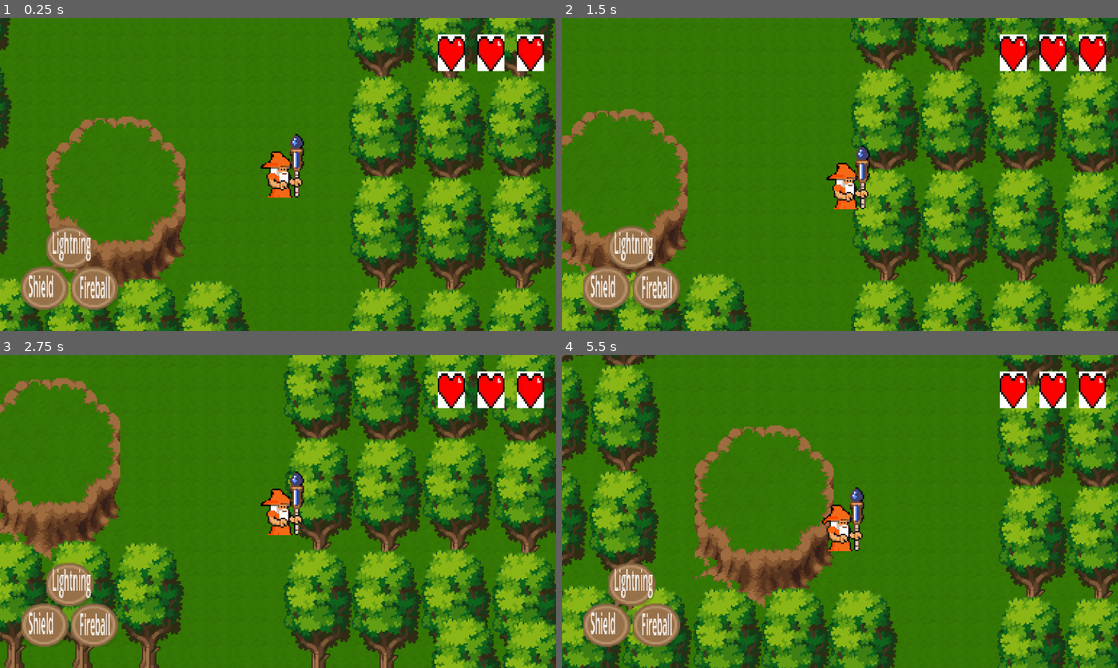
Above: before the commit, frames 1-4 (two rows, left to right).
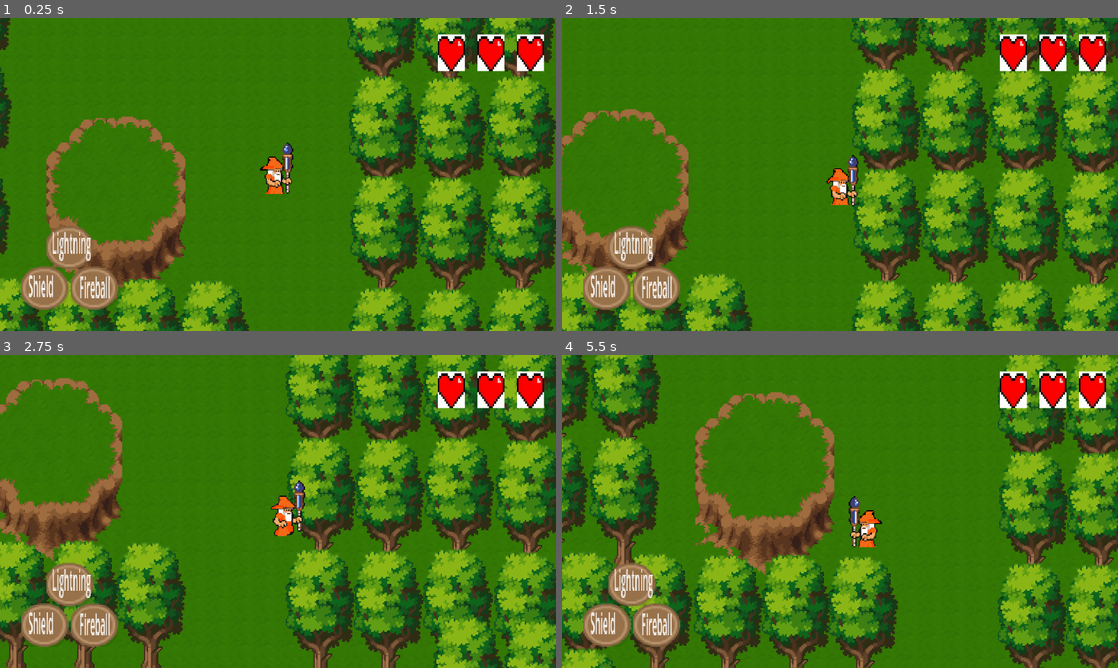
Above: after the commit, the same moments.

Repository: WilliamBizier/BrickHack2025-TheWizardofHopps
Game: Godot game, scene res://scenes/game.tscn
Same seed, same stepped clock (60 frames per second), same inputs: the game is played once before the commit and once after it.
Inputs:
- Up to frame 1 (0.25 s): no input
- Up to frame 2 (1.5 s): tap Enter at 0.5 s; hold Right (Right) 0.53-1.28 s; tap Space (Action) at 0.6, 1.35 s; hold Down (Down) from 1.28 s (still down)
- Up to frame 3 (2.75 s): release Down (Down) at 2.03 s; hold Right (Right) from 2.03 s (still down); tap Space (Action) at 2.1 s
- Up to frame 4 (5.5 s): release Right (Right) at 2.78 s; hold W (Up) 2.78-3.53 s; tap Space (Action) every 0.75 s from 2.85 to 5.1 s; hold Left (Left) 3.53-5.03 s; hold Down (Down) from 5.03 s (still down)

The runs differ from the first frame. In frame 1, 1.0% of the frame differs, in the area x 46-55%, y 36-58%; in frame 2, 9.4%; in frame 3, 18%; in frame 4, 45%, in the area x 0-100%, y 0-100%.

Commit message:
updated door collision

Diff:
--- a/scenes/enemy.tscn
+++ b/scenes/enemy.tscn
@@ -1,6 +1,7 @@
-[gd_scene load_steps=7 format=3 uid="uid://be0x5g2ocmydf"]
+[gd_scene load_steps=9 format=3 uid="uid://be0x5g2ocmydf"]
 
 [ext_resource type="Texture2D" uid="uid://iw5ls5jsyugb" path="res://assets/Enemy/Skeleton Crew/Skeleton - Mage/Idle/Idle-Sheet.png" id="1_bouqh"]
+[ext_resource type="Script" path="res://scripts/enemy.gd" id="2_abfxs"]
 
 [sub_resource type="AtlasTexture" id="AtlasTexture_ingqw"]
 atlas = ExtResource("1_bouqh")
@@ -35,10 +36,29 @@
 }],
 "loop": true,
 "name": &"default",
-"speed": 5.0
+"speed": 10.0
 }]
+
+[sub_resource type="CapsuleShape2D" id="CapsuleShape2D_21ckh"]
 
 [node name="Enemy" type="AnimatedSprite2D"]
 position = Vector2(0, -16)
 sprite_frames = SubResource("SpriteFrames_22cba")
 autoplay = "default"
+script = ExtResource("2_abfxs")
+
+[node name="CollisionShape2D" type="CollisionShape2D" parent="."]
+position = Vector2(1, 5)
+scale = Vector2(0.720515, 0.56014)
+shape = SubResource("CapsuleShape2D_21ckh")
+
+[node name="Down" type="RayCast2D" parent="CollisionShape2D"]
+
+[node name="Down2" type="RayCast2D" parent="CollisionShape2D"]
+target_position = Vector2(-1.3879, -73.196)
+
+[node name="Down3" type="RayCast2D" parent="CollisionShape2D"]
+target_position = Vector2(-59.6795, 0)
+
+[node name="Down4" type="RayCast2D" parent="CollisionShape2D"]
+target_position = Vector2(76.3343, 0)
--- a/scenes/game.tscn
+++ b/scenes/game.tscn
@@ -9,6 +9,7 @@
 [ext_resource type="PackedScene" uid="uid://3f5ck2t1xnyq" path="res://scenes/tree.tscn" id="7_s22l2"]
 [ext_resource type="PackedScene" uid="uid://dva44jqrktccu" path="res://scenes/UI.tscn" id="8_ps8es"]
 [ext_resource type="PackedScene" uid="uid://be0x5g2ocmydf" path="res://scenes/enemy.tscn" id="9_2blwr"]
+[ext_resource type="PackedScene" uid="uid://dfj1ldjkk30jw" path="res://scenes/player_detector.tscn" id="10_0a0dq"]
 
 [sub_resource type="TileSetAtlasSource" id="TileSetAtlasSource_1xh7r"]
 texture = ExtResource("2_jra7f")
@@ -1502,10 +1503,10 @@
 position = Vector2(-188, 394)
 
 [node name="Tree165" parent="Trees" instance=ExtResource("7_s22l2")]
-position = Vector2(-140, 393)
+position = Vector2(-140, 394)
 
 [node name="Tree166" parent="Trees" instance=ExtResource("7_s22l2")]
-position = Vector2(-91, 394)
+position = Vector2(-92, 394)
 
 [node name="Tree167" parent="Trees" instance=ExtResource("7_s22l2")]
 position = Vector2(-236, 454)
@@ -1514,34 +1515,34 @@
 position = Vector2(-189, 465)
 
 [node name="Tree169" parent="Trees" instance=ExtResource("7_s22l2")]
-position = Vector2(-141, 464)
+position = Vector2(-141, 465)
 
 [node name="Tree170" parent="Trees" instance=ExtResource("7_s22l2")]
-position = Vector2(-92, 466)
+position = Vector2(-93, 466)
 
 [node name="Tree171" parent="Trees" instance=ExtResource("7_s22l2")]
-position = Vector2(-49, 392)
+position = Vector2(-49, 394)
 
 [node name="Tree172" parent="Trees" instance=ExtResource("7_s22l2")]
-position = Vector2(-2, 393)
+position = Vector2(-2, 394)
 
 [node name="Tree173" parent="Trees" instance=ExtResource("7_s22l2")]
-position = Vector2(46, 391)
+position = Vector2(46, 394)
 
 [node name="Tree174" parent="Trees" instance=ExtResource("7_s22l2")]
-position = Vector2(95, 392)
+position = Vector2(95, 394)
 
 [node name="Tree175" parent="Trees" instance=ExtResource("7_s22l2")]
-position = Vector2(-50, 463)
+position = Vector2(-50, 465)
 
 [node name="Tree176" parent="Trees" instance=ExtResource("7_s22l2")]
-position = Vector2(-3, 464)
+position = Vector2(-3, 465)
 
 [node name="Tree177" parent="Trees" instance=ExtResource("7_s22l2")]
-position = Vector2(45, 463)
+position = Vector2(45, 466)
 
 [node name="Tree178" parent="Trees" instance=ExtResource("7_s22l2")]
-position = Vector2(94, 465)
+position = Vector2(94, 467)
 
 [node name="Tree11" parent="Trees" instance=ExtResource("7_s22l2")]
 position = Vector2(146, 380)
@@ -1553,3 +1554,7 @@
 
 [node name="Enemy" parent="." instance=ExtResource("9_2blwr")]
 position = Vector2(66, 245)
+
+[node name="PlayerDetector" parent="." instance=ExtResource("10_0a0dq")]
+position = Vector2(-144, 309)
+scale = Vector2(-0.828681, 0.548345)
--- a/scenes/player.tscn
+++ b/scenes/player.tscn
@@ -1,48 +1,96 @@
-[gd_scene load_steps=10 format=3 uid="uid://cpg8vllvjdj8d"]
+[gd_scene load_steps=17 format=3 uid="uid://cpg8vllvjdj8d"]
 
 [ext_resource type="Script" path="res://scripts/player.gd" id="1_1lj03"]
 [ext_resource type="Texture2D" uid="uid://tfq7dhtepvmt" path="res://assets/Heroes/Wizzard/Idle/Idle-Sheet2.png" id="2_bpwsg"]
+[ext_resource type="Texture2D" uid="uid://1sg6wljl1ny3" path="res://willAssets/wizard/Run-Sheet.png" id="3_6bw7l"]
 
-[sub_resource type="AtlasTexture" id="AtlasTexture_lf7t0"]
+[sub_resource type="AtlasTexture" id="AtlasTexture_mbqyu"]
 atlas = ExtResource("2_bpwsg")
-region = Rect2(0, 0, 64, 64)
+region = Rect2(5, 7, 56, 57)
 
-[sub_resource type="AtlasTexture" id="AtlasTexture_xhbj5"]
+[sub_resource type="AtlasTexture" id="AtlasTexture_em5om"]
 atlas = ExtResource("2_bpwsg")
-region = Rect2(64, 0, 64, 64)
+region = Rect2(69, 7, 56, 57)
 
-[sub_resource type="AtlasTexture" id="AtlasTexture_4ps45"]
+[sub_resource type="AtlasTexture" id="AtlasTexture_djd63"]
 atlas = ExtResource("2_bpwsg")
-region = Rect2(128, 0, 64, 64)
+region = Rect2(133, 7, 56, 57)
 
-[sub_resource type="AtlasTexture" id="AtlasTexture_810w0"]
+[sub_resource type="AtlasTexture" id="AtlasTexture_31jud"]
 atlas = ExtResource("2_bpwsg")
-region = Rect2(192, 0, 64, 64)
+region = Rect2(197, 7, 56, 57)
 
-[sub_resource type="AtlasTexture" id="AtlasTexture_pygav"]
+[sub_resource type="AtlasTexture" id="AtlasTexture_blfdu"]
 atlas = ExtResource("2_bpwsg")
-region = Rect2(256, 0, 64, 64)
+region = Rect2(261, 7, 56, 57)
+
+[sub_resource type="AtlasTexture" id="AtlasTexture_8ut2s"]
+atlas = ExtResource("3_6bw7l")
+region = Rect2(16, 12, 43, 52)
+
+[sub_resource type="AtlasTexture" id="AtlasTexture_6pc30"]
+atlas = ExtResource("3_6bw7l")
+region = Rect2(80, 12, 43, 52)
+
+[sub_resource type="AtlasTexture" id="AtlasTexture_3bk3v"]
+atlas = ExtResource("3_6bw7l")
+region = Rect2(144, 12, 43, 52)
+
+[sub_resource type="AtlasTexture" id="AtlasTexture_uyvcl"]
+atlas = ExtResource("3_6bw7l")
+region = Rect2(208, 12, 43, 52)
+
+[sub_resource type="AtlasTexture" id="AtlasTexture_qi8kk"]
+atlas = ExtResource("3_6bw7l")
+region = Rect2(272, 12, 43, 52)
+
+[sub_resource type="AtlasTexture" id="AtlasTexture_rnvr2"]
+atlas = ExtResource("3_6bw7l")
+region = Rect2(336, 12, 43, 52)
 
 [sub_resource type="SpriteFrames" id="SpriteFrames_2lk3b"]
 animations = [{
 "frames": [{
 "duration": 1.0,
-"texture": SubResource("AtlasTexture_lf7t0")
+"texture": SubResource("AtlasTexture_mbqyu")
 }, {
 "duration": 1.0,
-"texture": SubResource("AtlasTexture_xhbj5")
+"texture": SubResource("AtlasTexture_em5om")
 }, {
 "duration": 1.0,
-"texture": SubResource("AtlasTexture_4ps45")
+"texture": SubResource("AtlasTexture_djd63")
 }, {
 "duration": 1.0,
-"texture": SubResource("AtlasTexture_810w0")
+"texture": SubResource("AtlasTexture_31jud")
 }, {
 "duration": 1.0,
-"texture": SubResource("AtlasTexture_pygav")
+"texture": SubResource("AtlasTexture_blfdu")
 }],
 "loop": true,
 "name": &"idle",
+"speed": 12.0
+}, {
+"frames": [{
+"duration": 1.0,
+"texture": SubResource("AtlasTexture_8ut2s")
+}, {
+"duration": 1.0,
+"texture": SubResource("AtlasTexture_6pc30")
+}, {
+"duration": 1.0,
+"texture": SubResource("AtlasTexture_3bk3v")
+}, {
+"duration": 1.0,
+"texture": SubResource("AtlasTexture_uyvcl")
+}, {
+"duration": 1.0,
+"texture": SubResource("AtlasTexture_qi8kk")
+}, {
+"duration": 1.0,
+"texture": SubResource("AtlasTexture_rnvr2")
+}],
+"loop": true,
+"name": &"run",
 "speed": 12.0
 }]
 
@@ -54,12 +102,14 @@
 script = ExtResource("1_1lj03")
 
 [node name="AnimatedSprite2D" type="AnimatedSprite2D" parent="."]
-position = Vector2(15, -10)
+position = Vector2(9, -5)
+scale = Vector2(0.759999, 0.800001)
 sprite_frames = SubResource("SpriteFrames_2lk3b")
 animation = &"idle"
 autoplay = "idle"
-frame_progress = 0.0454036
+frame_progress = 0.0129564
 
 [node name="CollisionShape2D" type="CollisionShape2D" parent="."]
-position = Vector2(1, 1)
+position = Vector2(2, 5)
+scale = Vector2(1.02503, 0.436214)
 shape = SubResource("CapsuleShape2D_87nvd")
--- /dev/null
+++ b/scenes/player_detector.tscn
@@ -0,0 +1,15 @@
+[gd_scene load_steps=3 format=3 uid="uid://dfj1ldjkk30jw"]
+
+[ext_resource type="Script" path="res://scripts/player_detector.gd" id="1_0tvmt"]
+
+[sub_resource type="RectangleShape2D" id="RectangleShape2D_4ef85"]
+size = Vector2(16, 24)
+
+[node name="PlayerDetector" type="Area2D"]
+script = ExtResource("1_0tvmt")
+
+[node name="CollisionShape2D" type="CollisionShape2D" parent="."]
+position = Vector2(0, -2)
+shape = SubResource("RectangleShape2D_4ef85")
+
+[connection signal="body_entered" from="." to="." method="_on_body_entered"]
--- /dev/null
+++ b/scripts/enemy.gd
@@ -0,0 +1,11 @@
+extends AnimatedSprite2D
+
+
+# Called when the node enters the scene tree for the first time.
+func _ready() -> void:
+	pass # Replace with function body.
+
+
+# Called every frame. 'delta' is the elapsed time since the previous frame.
+func _process(delta: float) -> void:
+	pass
--- a/scripts/player.gd
+++ b/scripts/player.gd
@@ -24,13 +24,24 @@
 		print("fireball")
 
 	if Input.is_action_just_pressed("Left") and face != 1:
-		pass
+		animated_sprite.play('run')
+		animated_sprite.flip_h = true
+		face = 1
 	elif Input.is_action_just_pressed("Right") and face != 2:
-		pass
+		animated_sprite.play('run')
+		animated_sprite.flip_h = false
+		face = 2
 	elif Input.is_action_just_pressed("Up") and face != 3:
+		face = 3
 		pass
 	elif Input.is_action_just_pressed("Down") and face != 0:
+		animated_sprite.play('idle')
+		face = 0
 		pass
+
+	if velocity == Vector2.ZERO:
+		animated_sprite.play('idle')
+		face = 0
 
 
 func _physics_process(delta: float):
--- /dev/null
+++ b/scripts/player_detector.gd
@@ -0,0 +1,16 @@
+extends Area2D
+
+@onready var player: Player = $player
+
+# Called when the node enters the scene tree for the first time.
+func _ready() -> void:
+	pass # Replace with function body.
+
+
+# Called every frame. 'delta' is the elapsed time since the previous frame.
+func _process(delta: float) -> void:
+	pass
+
+
+func _on_body_entered(body: Node2D) -> void:
+	print("Door Entered")
Not shown: 1 places in scenes/game.tscn that only renumber resources
Not shown, added: willAssets/wizard/Run-Sheet.png.import
